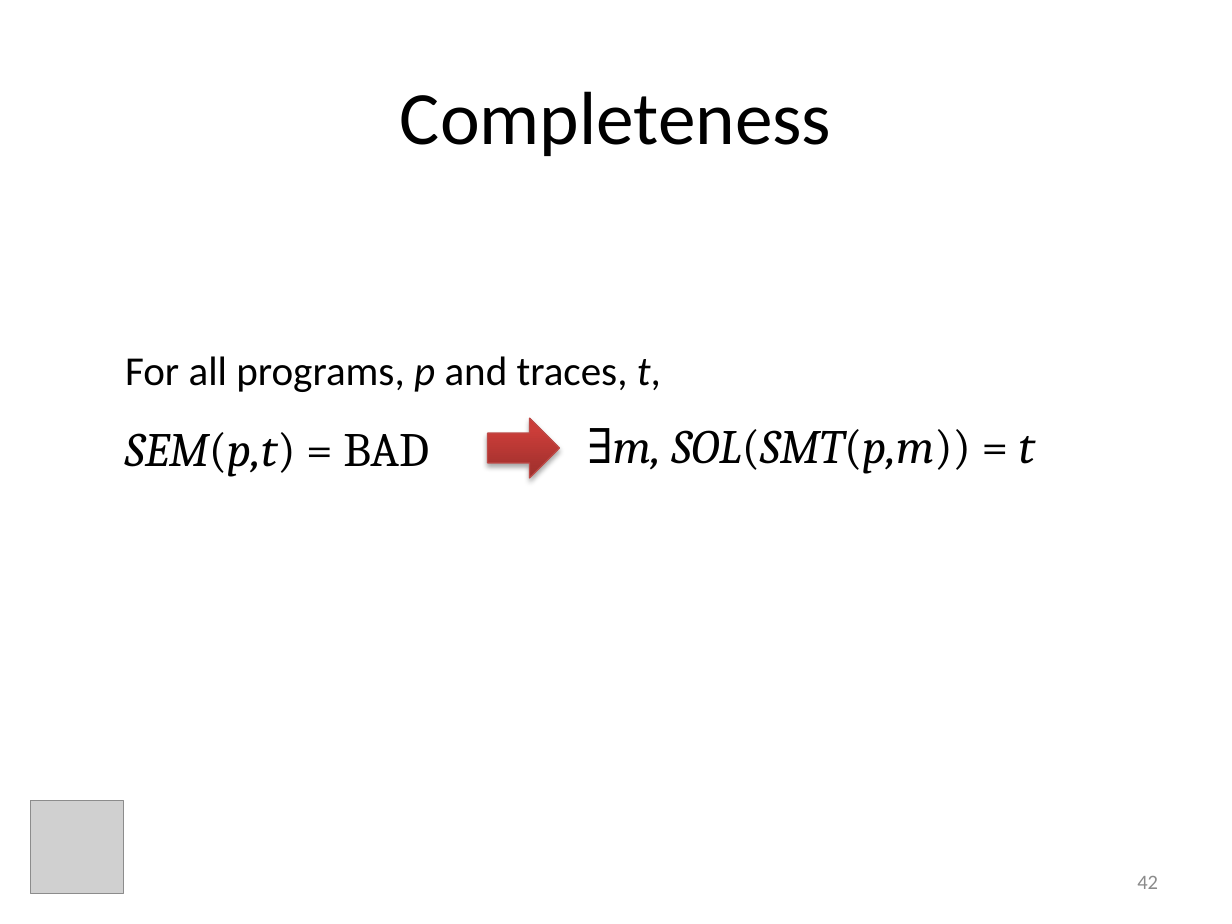
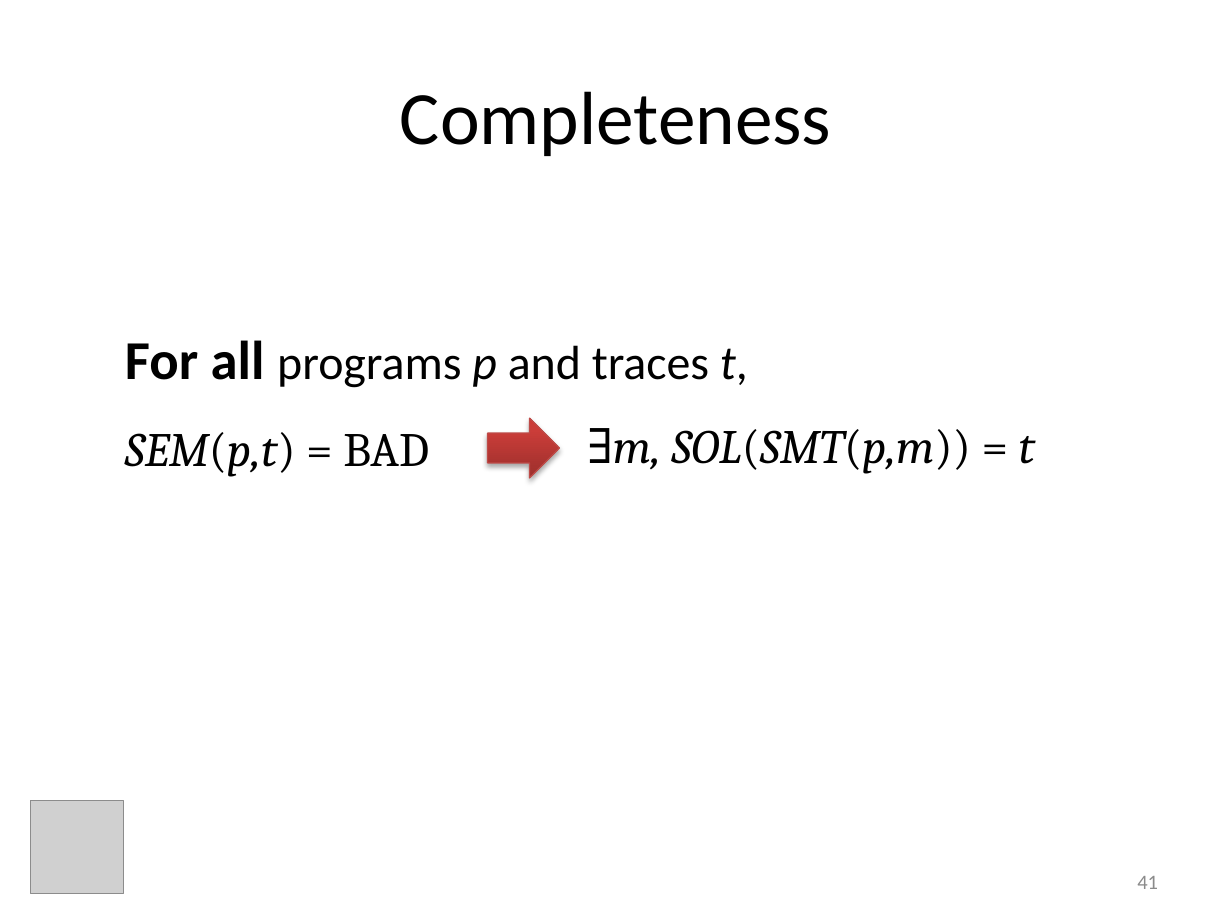
Before and after one commit to ericmercer/MP-trace-language, a slide deck: slide 41 of presentations/ASE2013.pptx (slide 42 before the commit). Drawn at 1232x924 pixels with LibreOffice and Linux fonts; fonts in the diff are those of the drawing; grey boxes stand for pictures. Boxes give left, top, right and bottom in pixels: in the first picture for what was removed or moved away, otherwise in the second. Text is boxed around its words. In the diff, an @@ line names an element or a change of style, - is before the commit and + after.

```diff
--- a/presentations/ASE2013.pptx
+++ b/presentations/ASE2013.pptx
@@ text at bbox=[125, 340, 748, 388]: text changed; size 24 to 28 pt @@
-For all programs, p and traces, t,
+For all programs p and traces t,
@@ page number at bbox=[1137, 876, 1158, 889]: text changed @@
-42
+41
```
Also in this commit, not shown: 11 other slides changed, 1 slide removed.
